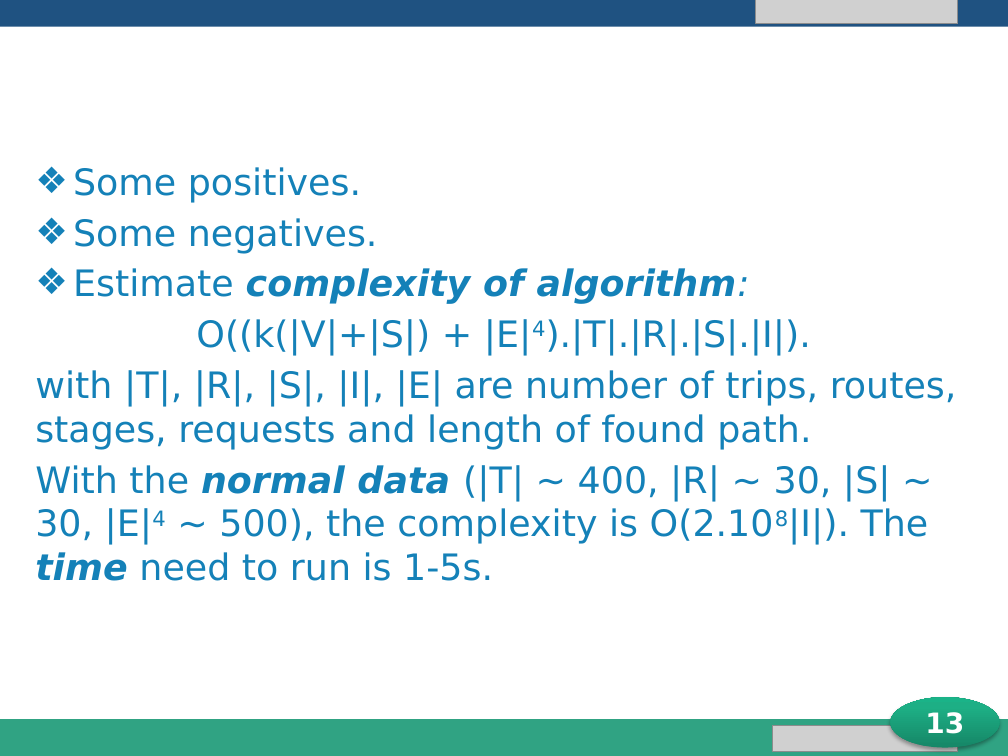
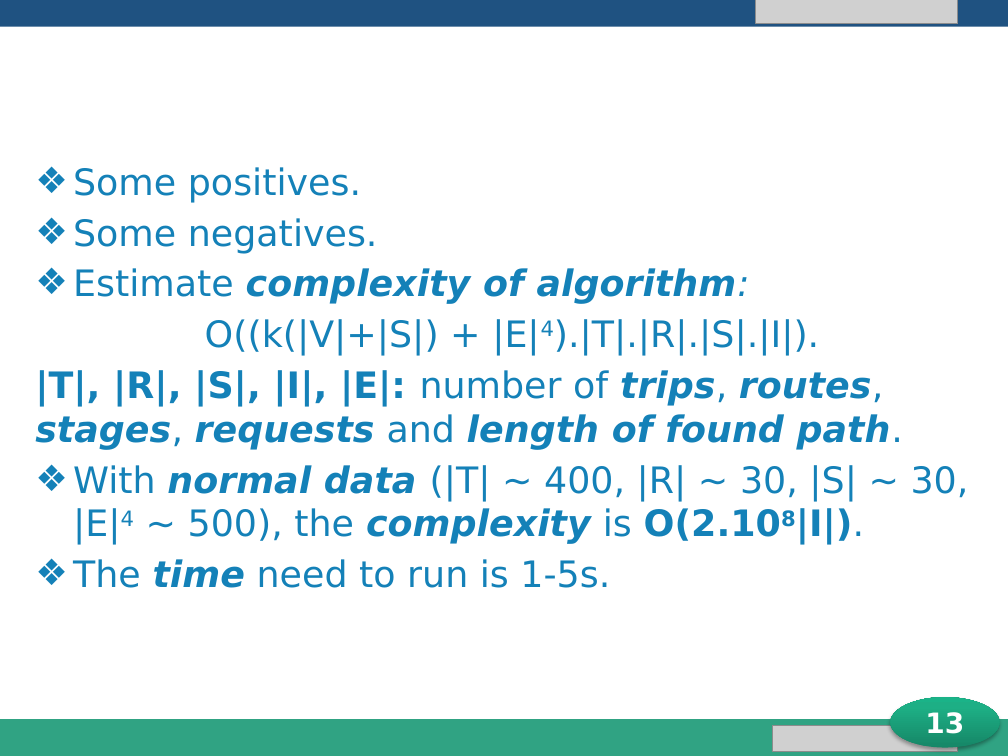
Before and after one commit to longdao2904/capstone-project-teamx, a slide deck: slide 13 of iDeliver presentation.pptx. Drawn at 1008x756 pixels with LibreOffice and Linux fonts; fonts in the diff are those of the drawing; grey boxes stand for pictures; background and template pictures are left out. Boxes give left, top, right and bottom in pixels: in the first picture for what was removed or moved away, otherwise in the second. Text is boxed around its words. In the diff, an @@ line names an element or a change of style, - is before the commit and + after.

Commit message:
Update

```diff
--- a/iDeliver presentation.pptx
+++ b/iDeliver presentation.pptx
@@ text at (x1=35, y1=370, x2=969, y2=588): text changed; bold on @@
-with |T|, |R|, |S|, |I|, |E| are number of trips, routes, stages, requests and length of found path.
-With the normal data (|T| ~ 400, |R| ~ 30, |S| ~ 30, |E|4 ~ 500), the complexity is O(2.108|I|). The time need to run is 1-5s.
+|T|, |R|, |S|, |I|, |E|: number of trips, routes, stages, requests and length of found path.
+❖ With normal data (|T| ~ 400, |R| ~ 30, |S| ~ 30, |E|4 ~ 500), the complexity is O(2.108|I|).
+❖ The time need to run is 1-5s.
```
